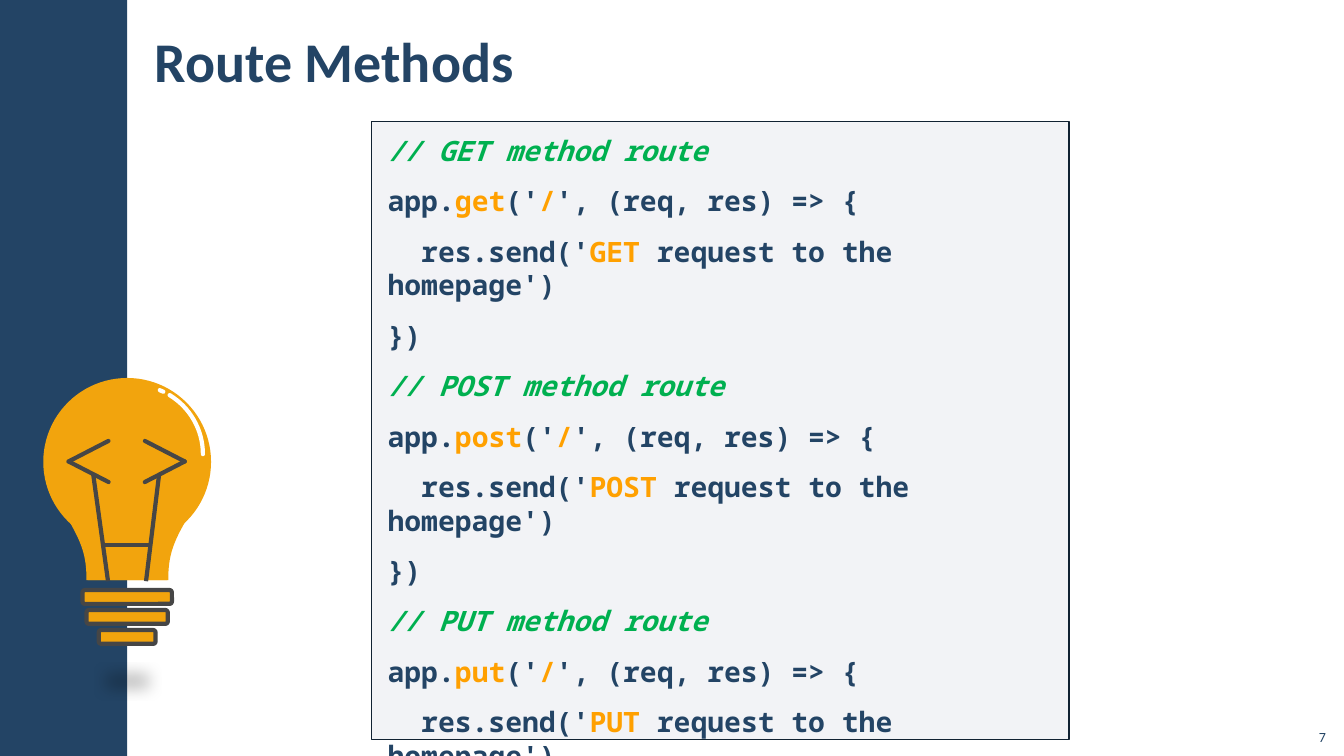
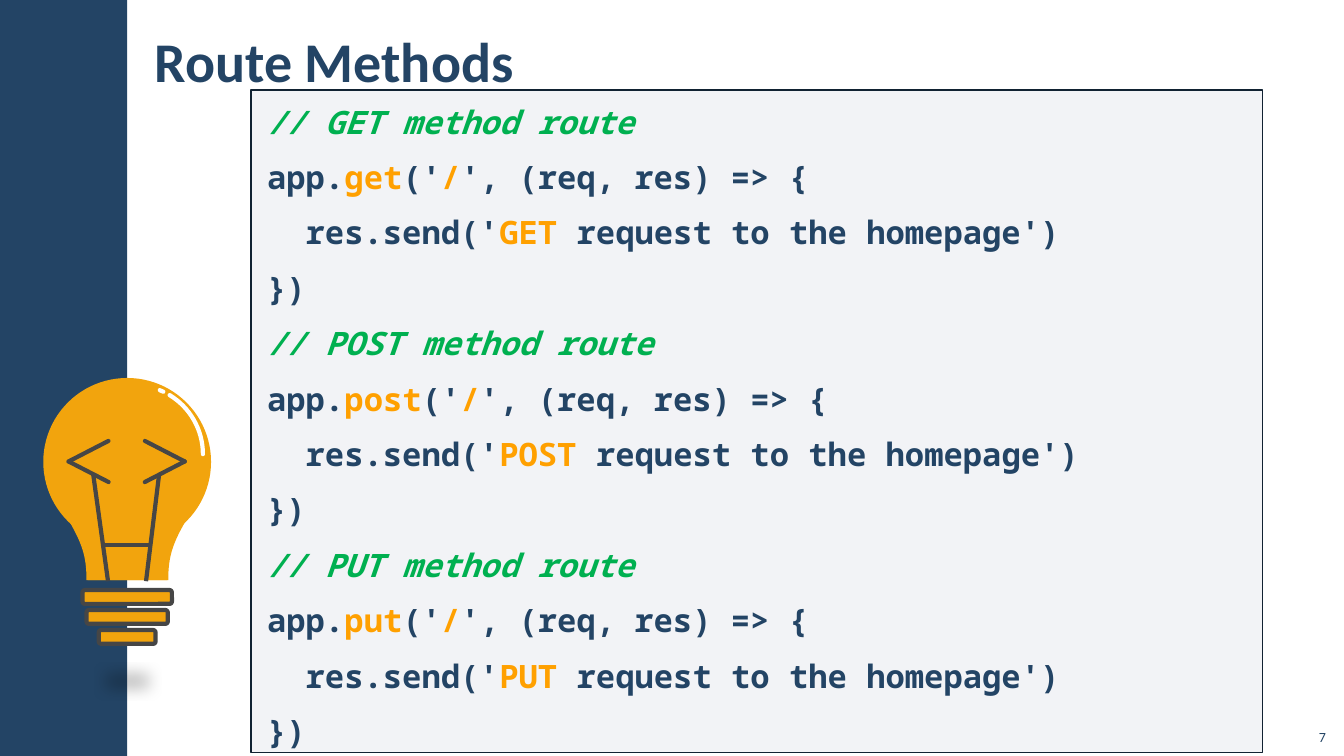
Before and after one commit to slazeRnet/JavaScript, a slide deck: slide 7 of JS-Back-End/03-ExpressJS and Templating/lab/03. ExpressJS-and-Templating.pptx. Drawn at 1344x756 pixels with LibreOffice and Linux fonts; fonts in the diff are those of the drawing; background and template pictures are left out. Boxes give left, top, right and bottom in pixels: in the first picture for what was removed or moved away, otherwise in the second. Text is boxed around its words. In the diff, an @@ line names an element or a change of style, - is before the commit and + after.

```diff
--- a/JS-Back-End/03-ExpressJS and Templating/lab/03. ExpressJS-and-Templating.pptx
+++ b/JS-Back-End/03-ExpressJS and Templating/lab/03. ExpressJS-and-Templating.pptx
@@ text "// GET method route": place and size @@
-text "// GET method route" at bbox=[372, 121, 1070, 739]
+text "// GET method route" at bbox=[251, 90, 1262, 752]
@@ text "// GET method route" at bbox=[251, 90, 1262, 752]: size 20 to 23 pt @@
```
Also in this commit, not shown: 18 other slides changed, 1 slide added, 13 other files.
